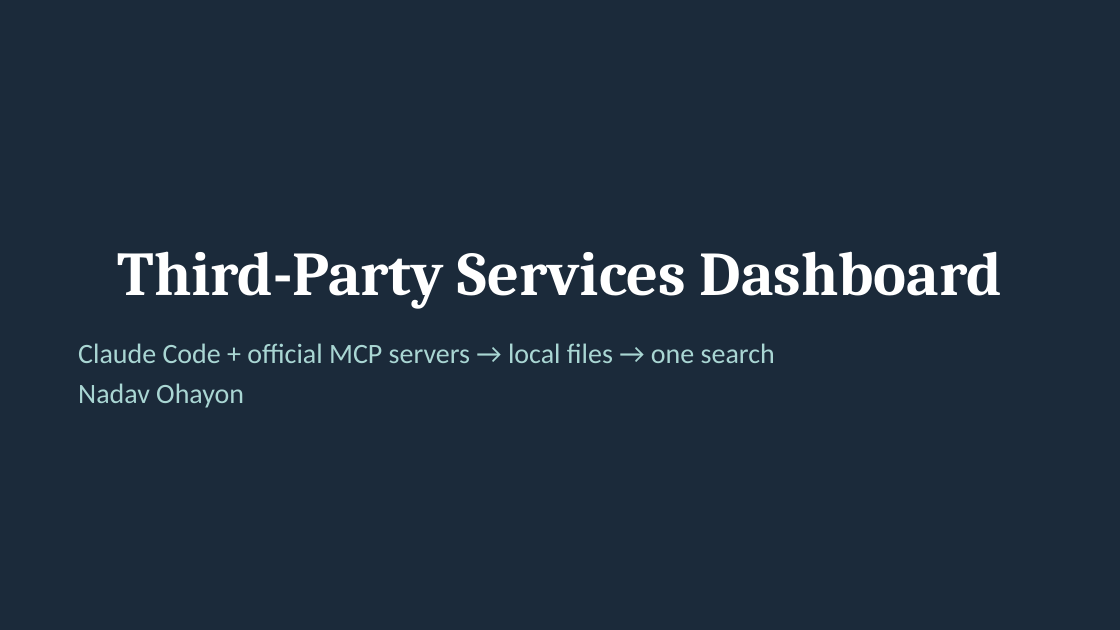
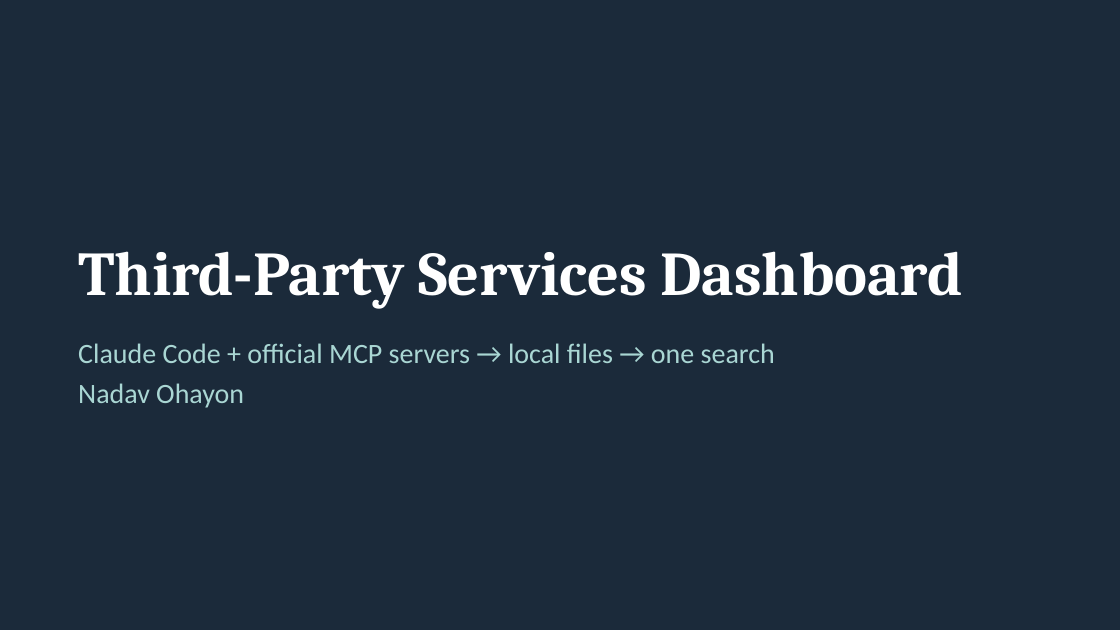
Before and after one commit to nyohayon-jpg/hw-services-dashboard, a slide deck: slide 1 of presentation/services-dashboard.pptx. Drawn at 1120x630 pixels with LibreOffice and Linux fonts; fonts in the diff are those of the drawing. Boxes give left, top, right and bottom in pixels: in the first picture for what was removed or moved away, otherwise in the second. Text is boxed around its words. In the diff, an @@ line names an element or a change of style, - is before the commit and + after.

```diff
--- a/presentation/services-dashboard.pptx
+++ b/presentation/services-dashboard.pptx
@@ title "Third-Party Services Dashboard" at (x1=78, y1=251, x2=962, y2=309): alignment centre to left @@
```
Also in this commit, not shown: 6 other slides changed, 1 slide added, 1 slide removed.
